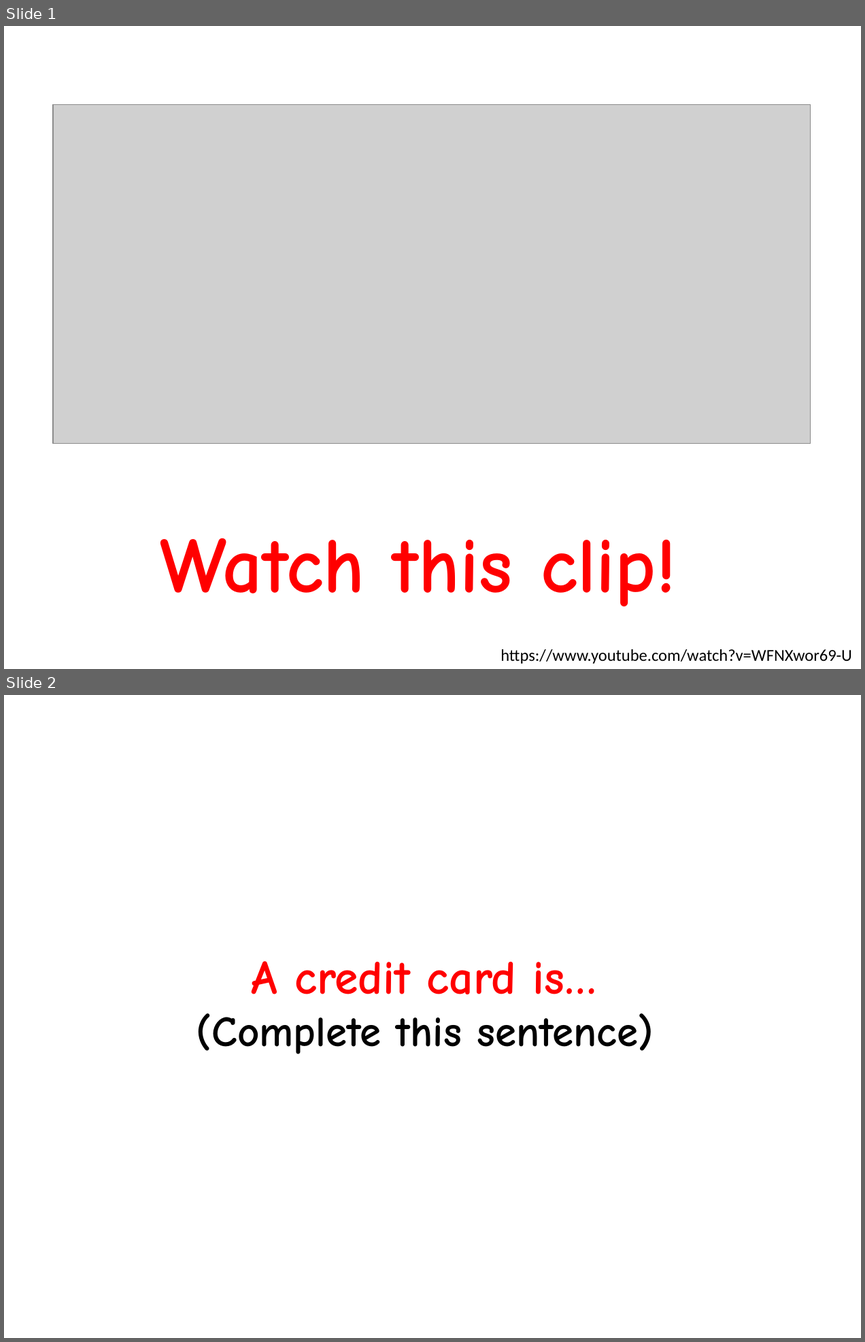
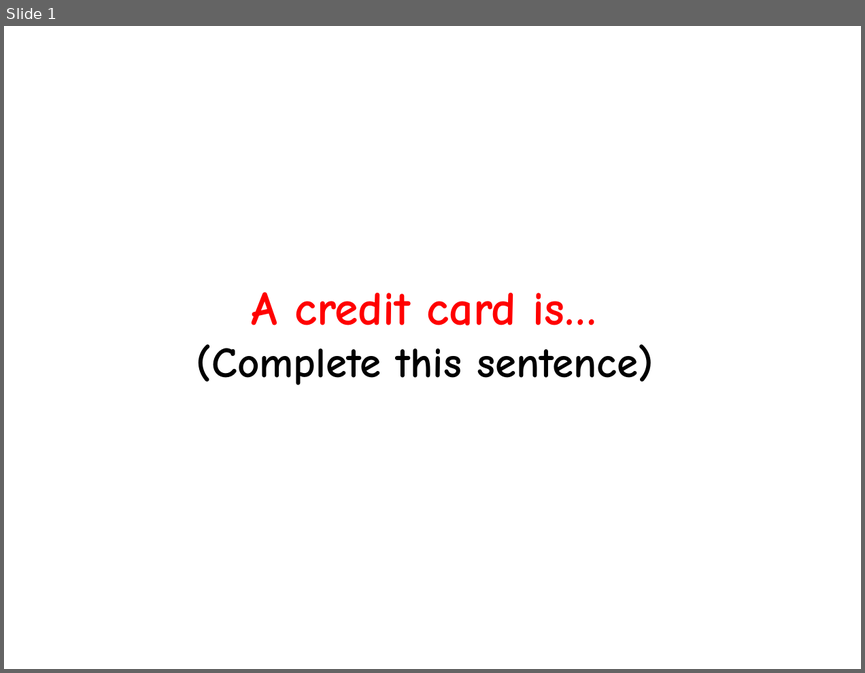
Before and after one commit to paulcockram7/paulcockram7.github.io, a slide deck: 15finance/02 Credit Cards.pptx. Shown one above the other, each under a label of ours: slides 1 and 2 before the commit, slide 1 after it. The pictures are 865x1342 and 865x673 pixels, drawn with LibreOffice and Linux fonts; fonts in the diff are those of the drawing; grey boxes stand for pictures. Boxes give left, top, right and bottom in pixels: in the first picture for what was removed or moved away, otherwise in the second. Text is boxed around its words. In the diff, an @@ line names an element or a change of style, - is before the commit and + after.

```diff
--- a/15finance/02 Credit Cards.pptx
+++ b/15finance/02 Credit Cards.pptx
@@ slide 1 removed at bbox=[4, 26, 861, 669], background #FFFFFF @@
@@ picture removed at bbox=[53, 105, 810, 444] @@
@@ text removed at bbox=[160, 538, 677, 606] @@
-Watch this clip!
@@ text removed at bbox=[500, 649, 852, 663] @@
-https://www.youtube.com/watch?v=WFNXwor69-U
@@ what was slide 2 is now slide 1 @@
```
Also in this commit, not shown: 2 slides changed, 7 slides added, 9 other files.
